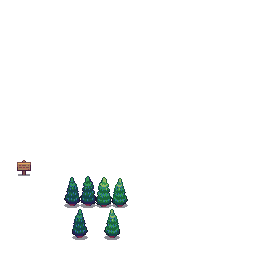
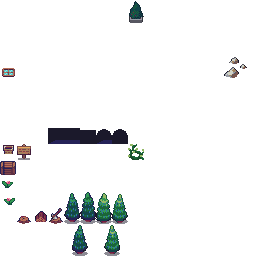
Layer changes from the first 256 x 256 image to the second:
painted on "Layer #2" over [left=0, top=1, right=247, bottom=254]
painted on "Layer #3" over [left=18, top=158, right=128, bottom=256]
